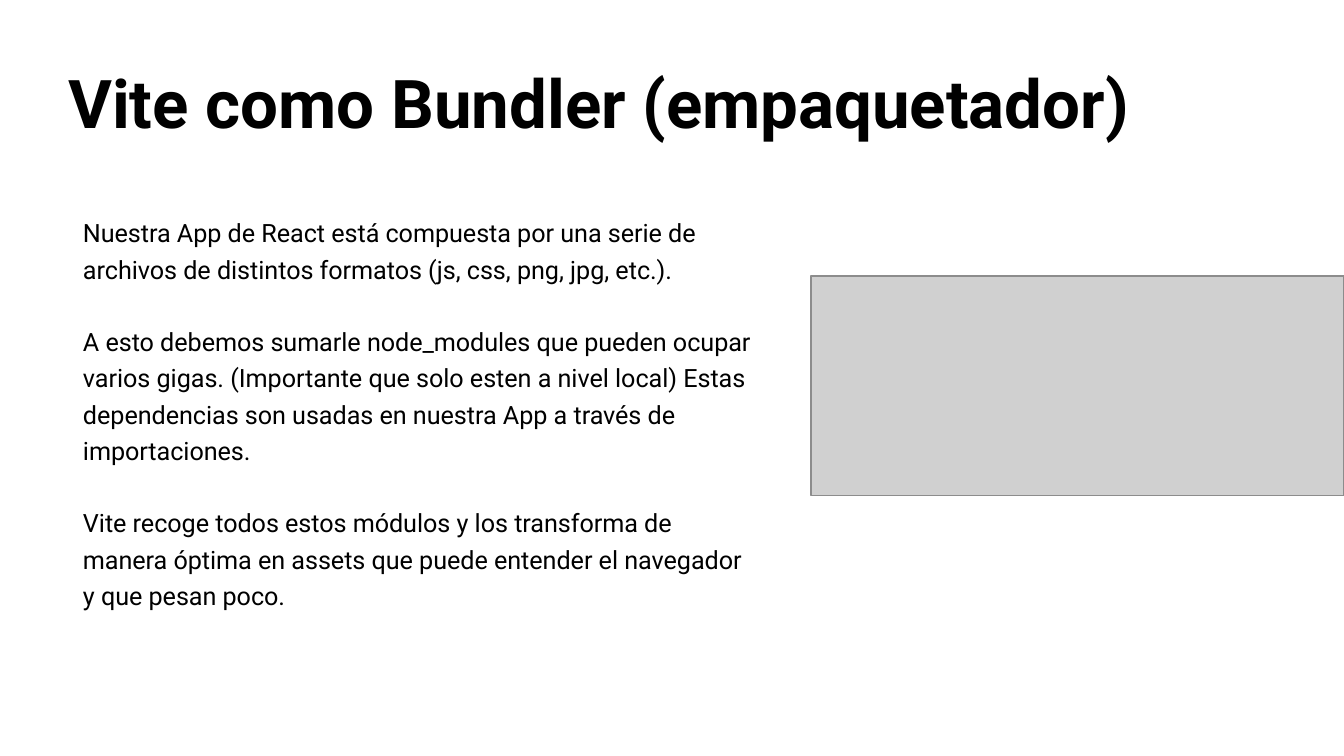
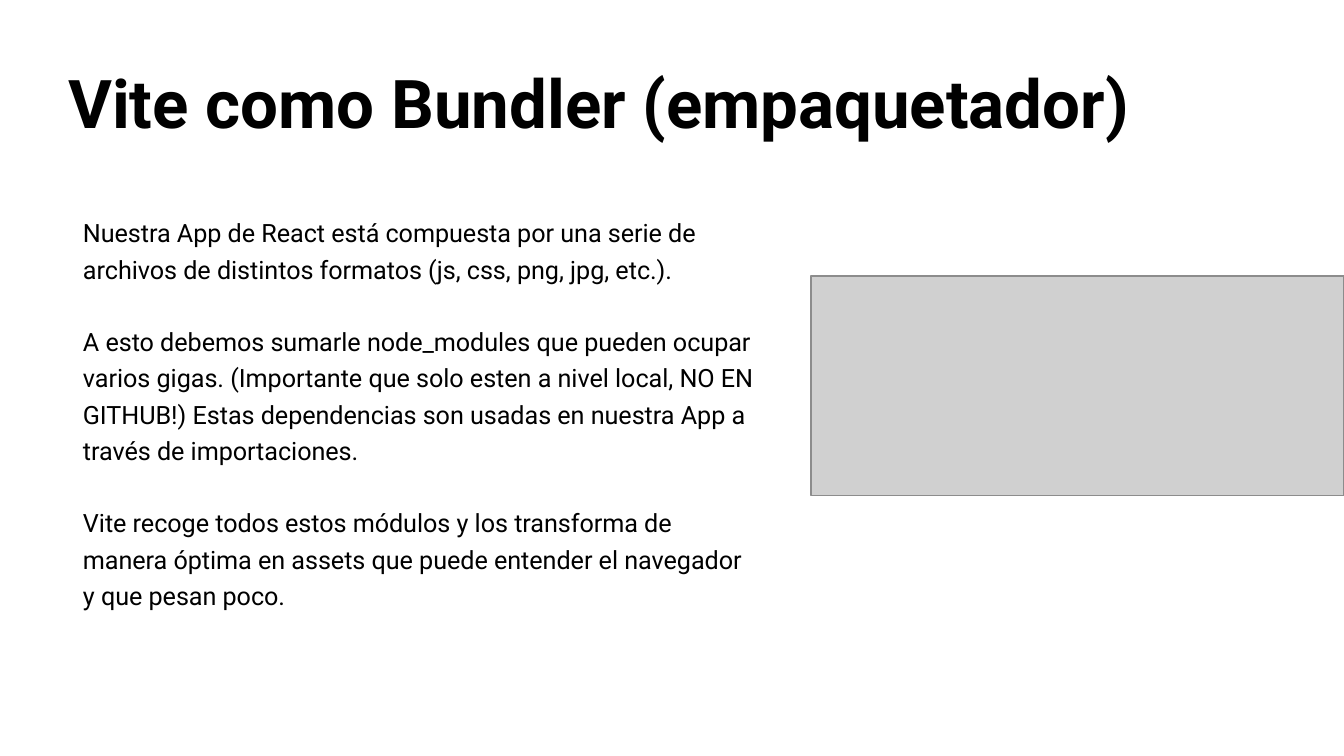
Before and after one commit to Arturogrottoli/Project-React-Js, a slide deck: slide 4 of Clase02/Unidad 2 - Clase en vivo.pptx. Drawn at 1344x756 pixels with LibreOffice and Linux fonts; fonts in the diff are those of the drawing; grey boxes stand for pictures; background and template pictures are left out. Boxes give left, top, right and bottom in pixels: in the first picture for what was removed or moved away, otherwise in the second. Text is boxed around its words. In the diff, an @@ line names an element or a change of style, - is before the commit and + after.

```diff
--- a/Clase02/Unidad 2 - Clase en vivo.pptx
+++ b/Clase02/Unidad 2 - Clase en vivo.pptx
@@ text at [83, 332, 753, 465]: text changed @@
-A esto debemos sumarle node_modules que pueden ocupar varios gigas. (Importante que solo esten a nivel local) Estas dependencias son usadas en nuestra App a través de importaciones.
+A esto debemos sumarle node_modules que pueden ocupar varios gigas. (Importante que solo esten a nivel local, NO EN GITHUB!) Estas dependencias son usadas en nuestra App a través de importaciones.
```
Also in this commit, not shown: 3 other slides changed, 2 other files.
